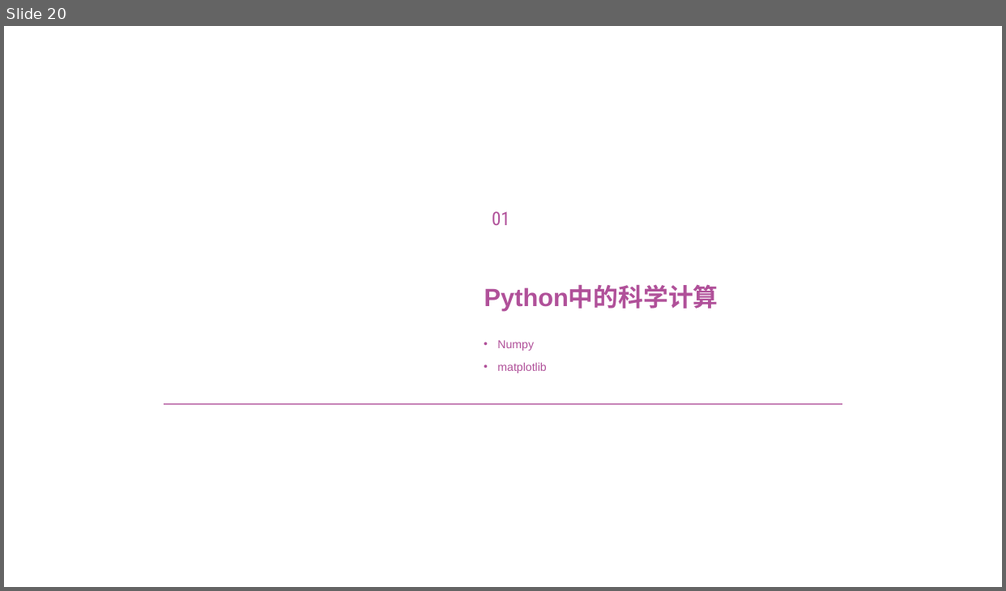
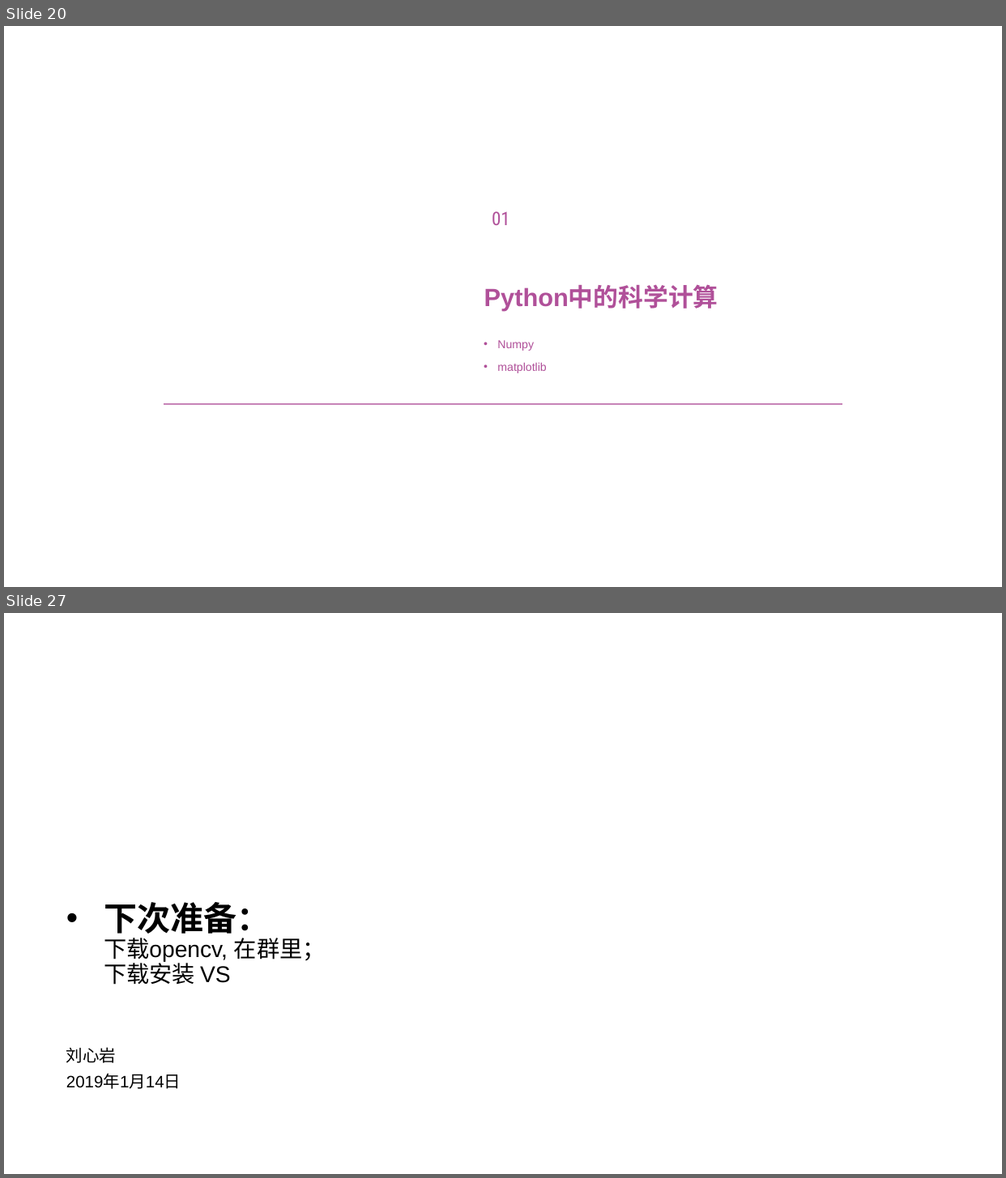
Before and after one commit to streamer-AP/HRT19D-detection, a slide deck: PPT/感知组寒假培训-day1.pptx. Shown one above the other, each under a label of ours: slide 20 before the commit, slides 20 and 27 after it; the slides between them are not shown. The pictures are 1006x591 and 1006x1178 pixels, drawn with LibreOffice and Linux fonts; fonts in the diff are those of the drawing; background and template pictures are left out. Boxes give left, top, right and bottom in pixels: in the first picture for what was removed or moved away, otherwise in the second. Text is boxed around its words. In the diff, an @@ line names an element or a change of style, - is before the commit and + after.

```diff
--- a/PPT/感知组寒假培训-day1.pptx
+++ b/PPT/感知组寒假培训-day1.pptx
@@ slide 27 added at [4, 613, 1002, 1174], background #FFFFFF @@
@@ title added at [104, 902, 326, 985], 22 pt, text #000000 @@
+• 下次准备：
+  下载opencv, 在群里；
+  下载安装 VS
@@ text added at [66, 1047, 116, 1063], 16 pt, text #000000 @@
+刘心岩
@@ text added at [66, 1075, 181, 1089], 16 pt, text #000000 @@
+2019年1月14日
```
Also in this commit, not shown: 3 slides changed, 5 other slides added, 19 other files.
